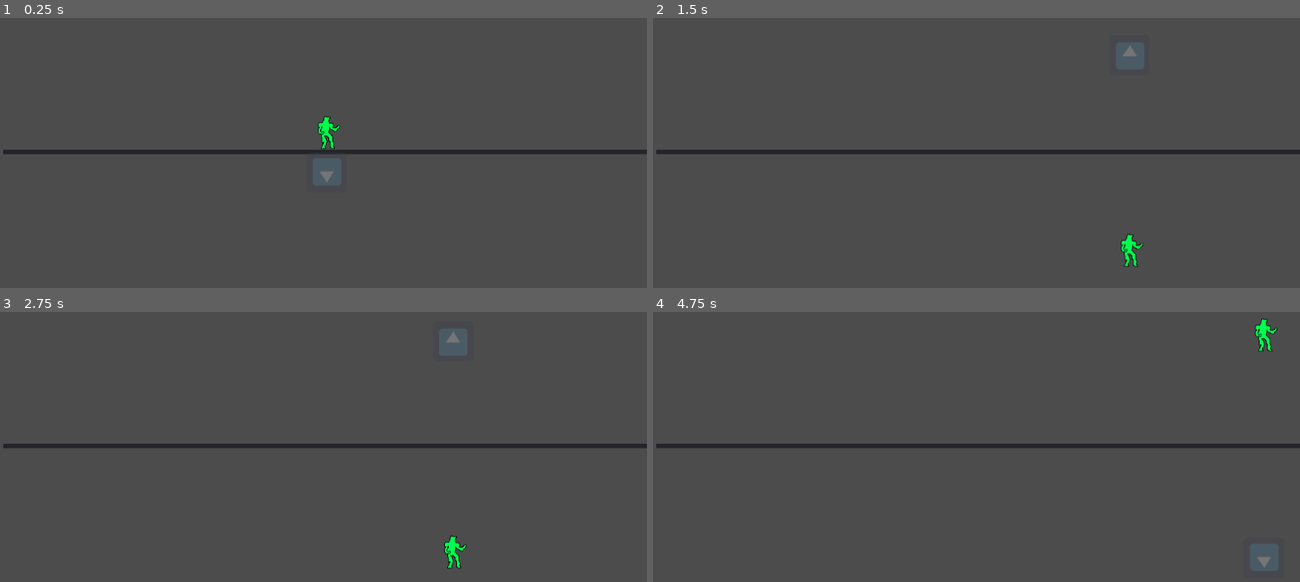
Above: before the commit, frames 1-4 (two rows, left to right).
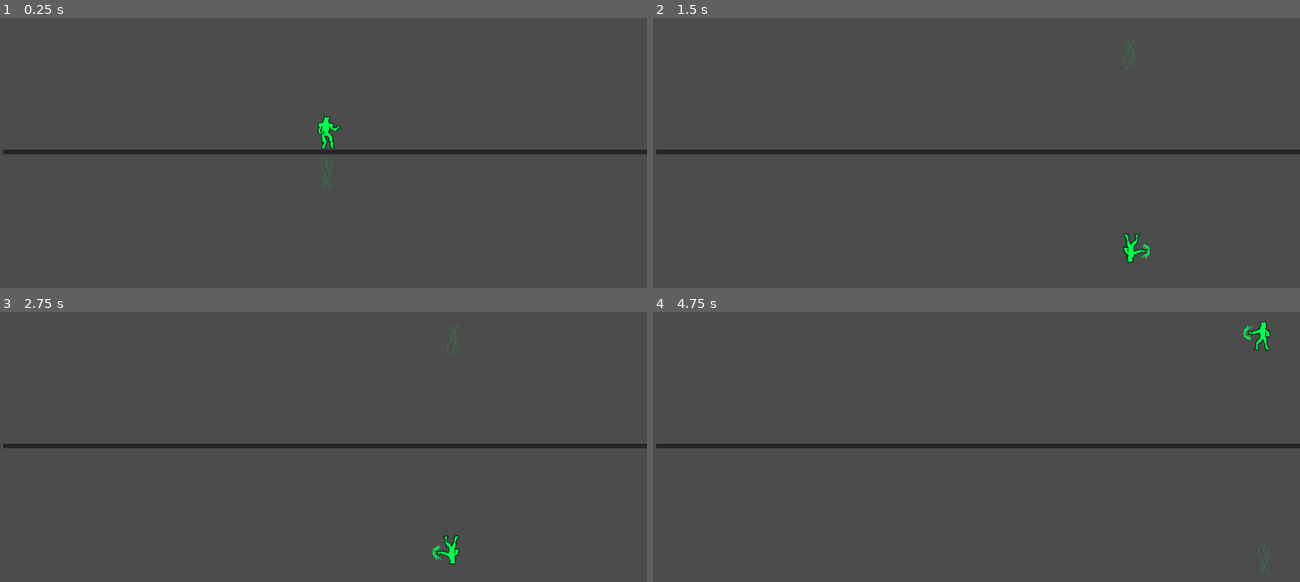
Above: after the commit, the same moments.

Repository: Isaacc1018/GameJam2022
Game: Godot game, scene res://Arena/FlatArena.tscn
The game is run twice, just before and just after one commit, with the same random seed, the same clock (stepped at 60 frames per second) and the same inputs. Before the commit the project has no main scene; this scene is started directly in both runs. The engine's default icon, where the game draws it, is replaced by a stand-in: a white triangle on a blue panel in a dark square.
Inputs:
- Up to frame 1 (0.25 s): no input
- Up to frame 2 (1.5 s): tap Enter at 0.5 s; hold D (Right) from 0.53 s (still down); tap S (Flip) at 0.6 s; tap Up (Jump) at 0.77 s; tap K (Punch) at 0.8, 1.35 s
- Up to frame 3 (2.75 s): tap Up (Jump) at 1.52 s; tap S (Flip) at 1.55, 2.1 s; release D (Right) at 2.03 s; hold A (Left) from 2.03 s (still down); tap K (Punch) at 2.3 s
- Up to frame 4 (4.75 s): release A (Left) at 2.78 s; hold D (Right) 2.78-4.28 s; tap K (Punch) at 2.85, 3.8, 4.35 s; tap Up (Jump) at 3.02, 3.77, 4.52 s; tap S (Flip) at 3.05, 3.6, 4.55 s; hold A (Left) from 4.28 s (still down)

The runs differ from the first frame. In frame 1, 0.4% of the frame differs, in the area x 48-53%, y 51-63%; in frame 2, 0.7%; in frame 3, 0.7%, in the area x 66-73%, y 5-95%; in frame 4, 0.7%.
Error before the commit: Invalid get index 'scale' (on base: 'null instance'). (res://Player/Player.gd:22)

Commit message:
character sprite mirroring on movement and punching animation

Diff:
--- a/Player/Player.gd
+++ b/Player/Player.gd
@@ -13,13 +13,25 @@
 	velocity.x = 0
 	if Input.is_action_pressed("Right"):
 		velocity.x += moveSpeed
+		$AnimatedSprite.scale.x = 1
 	if Input.is_action_pressed("Left"):
 		velocity.x -= moveSpeed
+		$AnimatedSprite.scale.x = -1
 	if Input.is_action_just_pressed("Flip"):
 		gravity = gravity * -1
 		jumpStr = jumpStr * -1
 		position.y=position.y*-1
-		$PlaceHolderSprite.scale.y = $PlaceHolderSprite.scale.y*-1
+		$AnimatedSprite.scale.y = $AnimatedSprite.scale.y*-1
+	if Input.is_action_just_pressed("Punch"):
+		$AnimatedSprite.frame=1
+		var t = Timer.new()
+		t.set_wait_time(0.5)
+		t.set_one_shot(true)
+		self.add_child(t)
+		t.start()
+		yield(t, "timeout")
+		t.queue_free()
+		$AnimatedSprite.frame=0
 
 func _physics_process(delta):
 	get_input()
--- a/Player/Shadow.gd
+++ b/Player/Shadow.gd
@@ -1,4 +1,4 @@
-extends Sprite
+extends AnimatedSprite
 
 var player = null
 var binded= false
--- a/Player/Shadow.tscn
+++ b/Player/Shadow.tscn
@@ -1,15 +1,28 @@
-[gd_scene load_steps=4 format=2]
+[gd_scene load_steps=6 format=2]
 
-[ext_resource path="res://icon.png" type="Texture" id=1]
+[ext_resource path="res://guys.png" type="Texture" id=1]
 [ext_resource path="res://Player/Shadow.gd" type="Script" id=2]
+
+[sub_resource type="AtlasTexture" id=3]
+flags = 4
+atlas = ExtResource( 1 )
+region = Rect2( 64, 0, 64, 64 )
+
+[sub_resource type="SpriteFrames" id=4]
+animations = [ {
+"frames": [ SubResource( 3 ) ],
+"loop": true,
+"name": "default",
+"speed": 5.0
+} ]
 
 [sub_resource type="RectangleShape2D" id=2]
 extents = Vector2( 51.8488, 35.9065 )
 
-[node name="Shadow" type="Sprite"]
+[node name="Shadow" type="AnimatedSprite"]
 modulate = Color( 1, 1, 1, 0.231373 )
 scale = Vector2( 1, -1 )
-texture = ExtResource( 1 )
+frames = SubResource( 4 )
 script = ExtResource( 2 )
 
 [node name="Area2D" type="Area2D" parent="."]
--- a/project.godot
+++ b/project.godot
@@ -11,6 +11,7 @@
 [application]
 
 config/name="GameJam2022"
+run/main_scene="res://Arena/FlatArena.tscn"
 config/icon="res://icon.png"
 
 [input]
